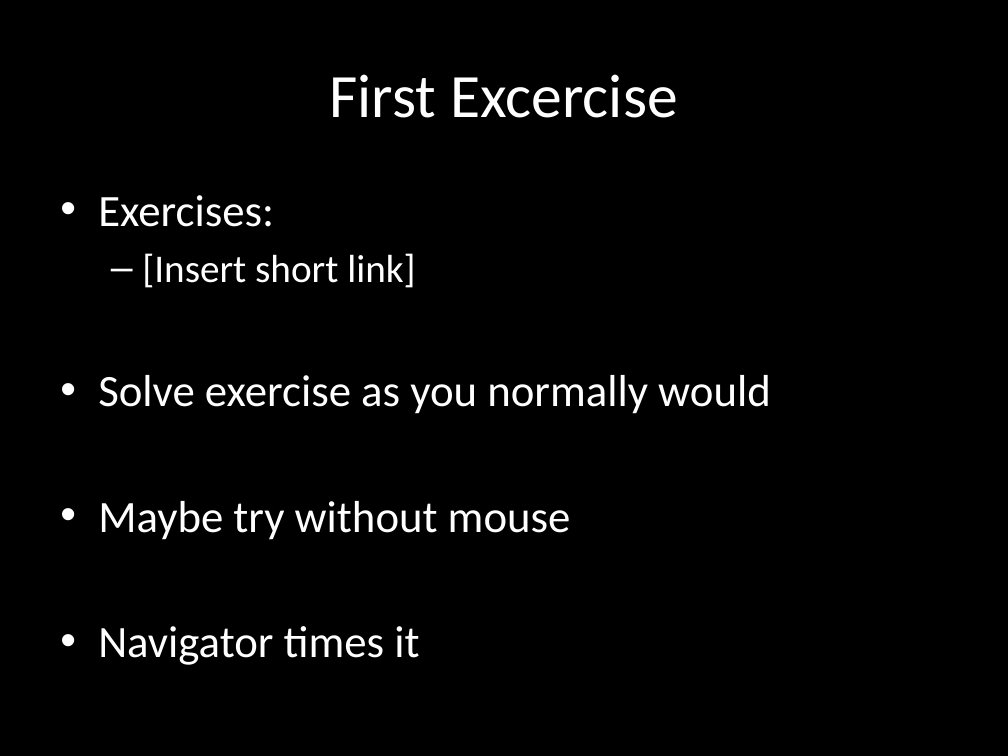
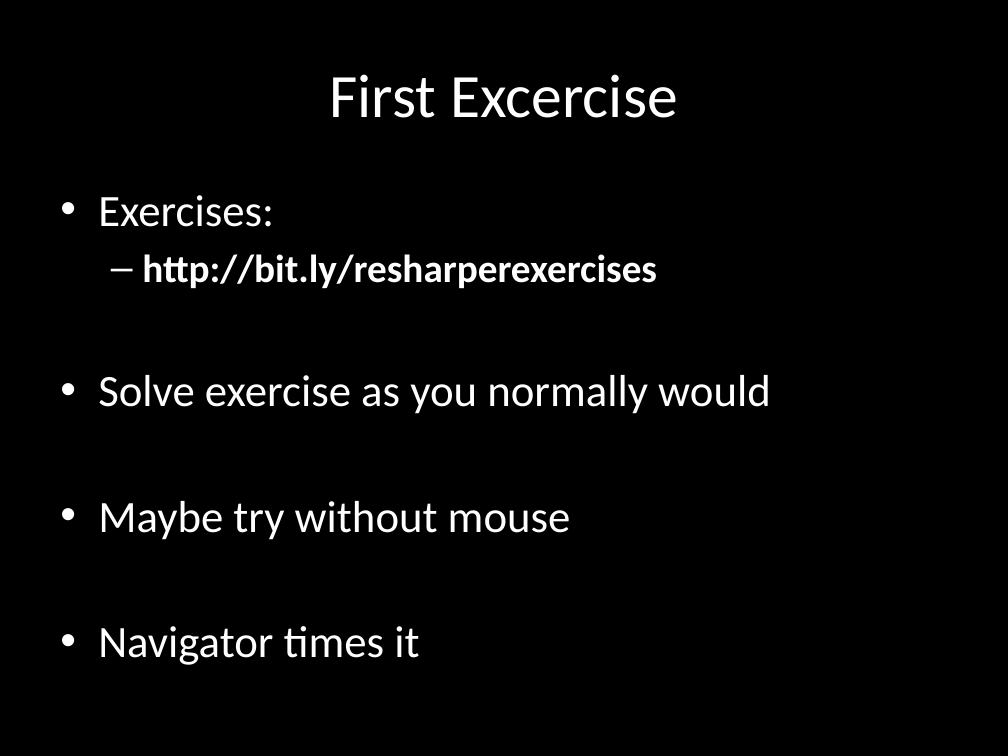
Before and after one commit to rasmuskl/ReSharperCourse, a slide deck: slide 9 of Presentations/1 - Introduction - ReSharper Course.pptx. Drawn at 1008x756 pixels with LibreOffice and Linux fonts; fonts in the diff are those of the drawing. Boxes give left, top, right and bottom in pixels: in the first picture for what was removed or moved away, otherwise in the second. Text is boxed around its words. In the diff, an @@ line names an element or a change of style, - is before the commit and + after.

Commit message:
Updated presentation.

```diff
--- a/Presentations/1 - Introduction - ReSharper Course.pptx
+++ b/Presentations/1 - Introduction - ReSharper Course.pptx
@@ text at (x1=142, y1=254, x2=657, y2=288): text changed; bold on @@
-  – [Insert short link]
+  – http://bit.ly/resharperexercises
```
Also in this commit, not shown: 1 other file.
